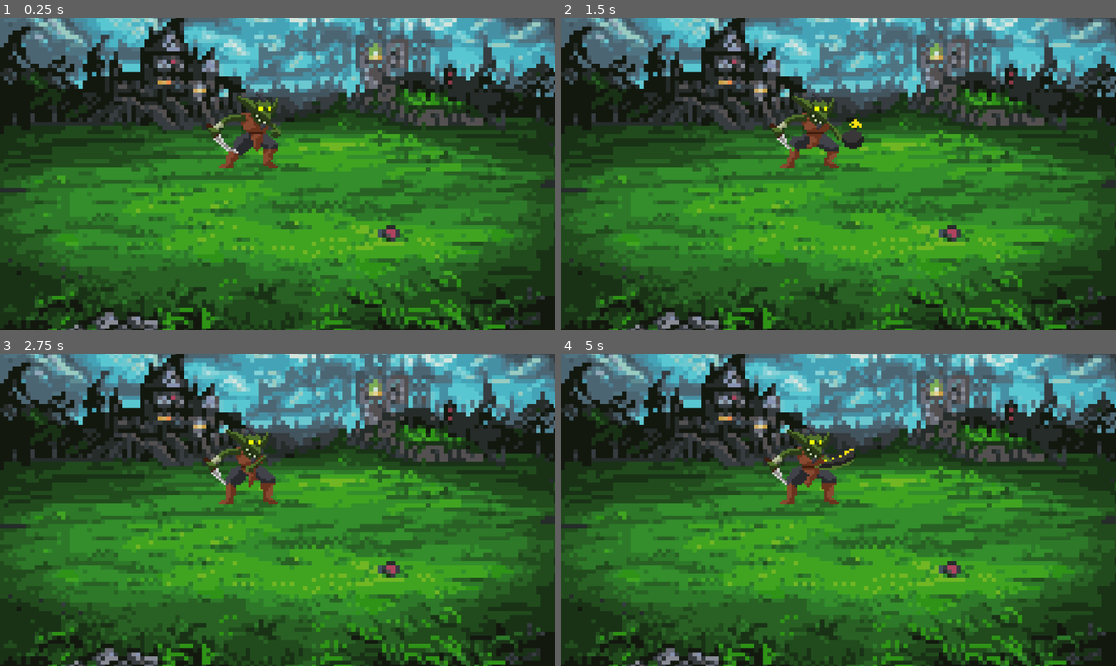
Above: before the commit, frames 1-4 (two rows, left to right).
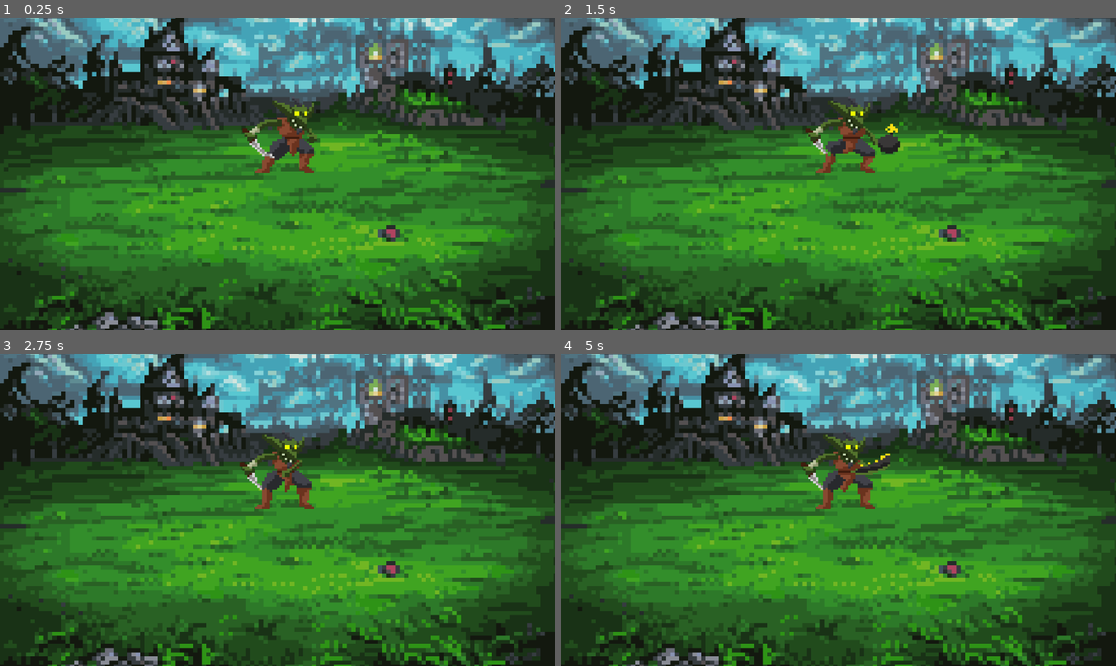
Above: after the commit, the same moments.

Repository: JollyOmnivore/Card-Wars-Roguelike
Game: Godot game, scene res://Scenes/TEST.tscn
Same seed, same stepped clock (60 frames per second), same inputs: the game is played once before the commit and once after it.
Inputs:
- Up to frame 1 (0.25 s): no input
- Up to frame 2 (1.5 s): no input
- Up to frame 3 (2.75 s): no input
- Up to frame 4 (5 s): no input

The runs differ from the first frame. In frame 1, 2.3% of the frame differs, in the area x 37-58%, y 23-50%; in frame 2, 2.4%; in frame 3, 2.1%; in frame 4, 2.5%, in the area x 36-60%, y 22-50%.

Commit message:
Update TEST.tscn

Diff:
--- a/card-wars-se-project/Scenes/TEST.tscn
+++ b/card-wars-se-project/Scenes/TEST.tscn
@@ -108,7 +108,7 @@
 texture = ExtResource("1_yv0gu")
 
 [node name="AnimatedSprite2D" type="AnimatedSprite2D" parent="."]
-position = Vector2(531, 197)
+position = Vector2(606, 207)
 scale = Vector2(5.165, 4.41833)
 sprite_frames = SubResource("SpriteFrames_x4ysw")
 animation = &"new_animation"
